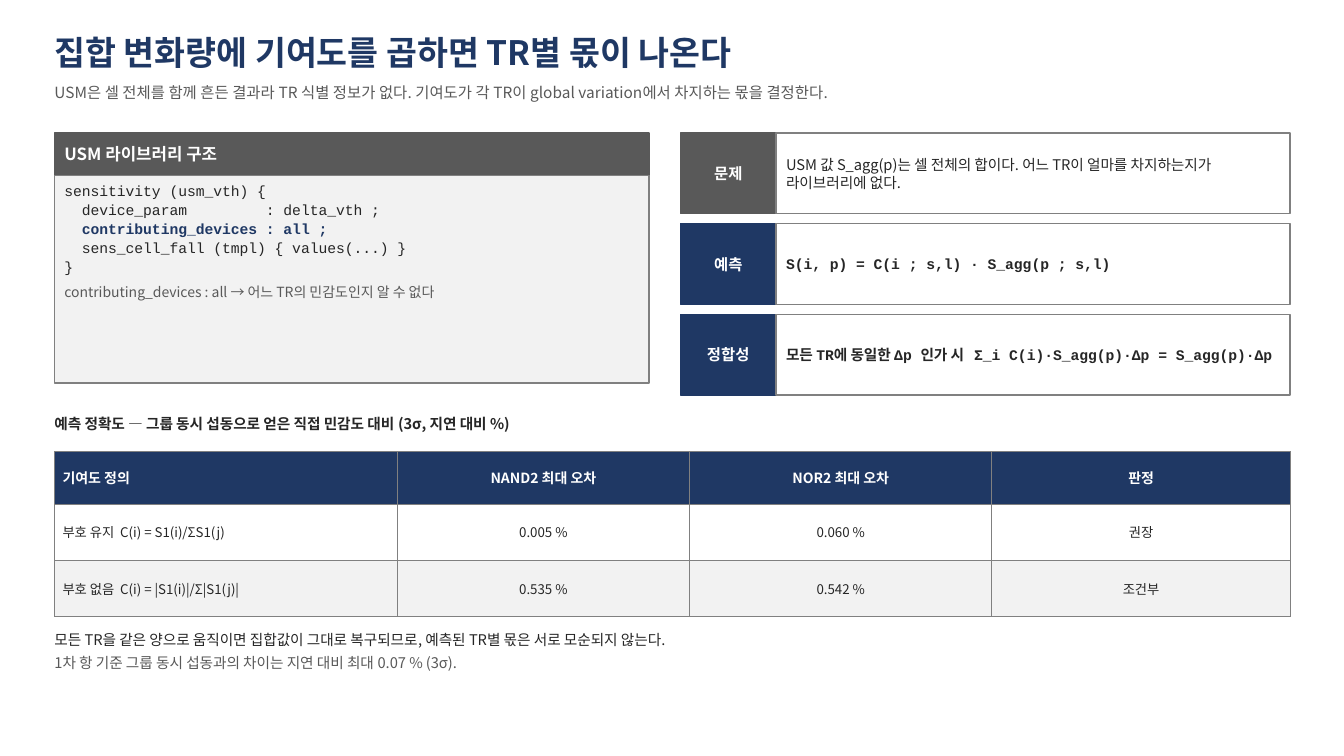
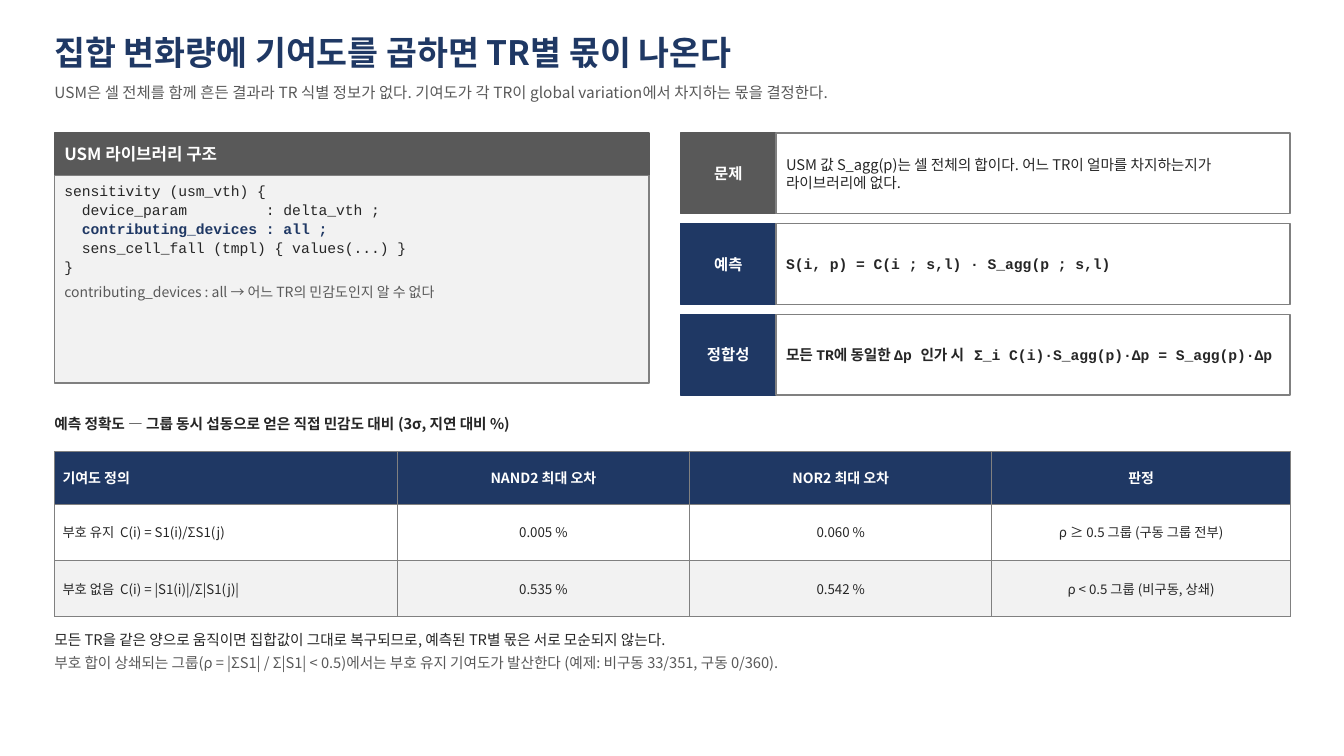
Before and after one commit to Yoobeom/Yoobeom, a slide deck: slide 3 of lvf_global_var/doc/slides/invention_4steps.pptx. Drawn at 1344x756 pixels with LibreOffice and Linux fonts; fonts in the diff are those of the drawing. Boxes give left, top, right and bottom in pixels: in the first picture for what was removed or moved away, otherwise in the second. Text is boxed around its words. In the diff, an @@ line names an element or a change of style, - is before the commit and + after.

```diff
--- a/lvf_global_var/doc/slides/invention_4steps.pptx
+++ b/lvf_global_var/doc/slides/invention_4steps.pptx
@@ table at box(54, 452, 1291, 617) @@
-row 2, column 4: 권장
+row 2, column 4: ρ ≥ 0.5 그룹 (구동 그룹 전부)
-row 3, column 4: 조건부
+row 3, column 4: ρ < 0.5 그룹 (비구동, 상쇄)
@@ text at box(54, 655, 778, 672): text changed @@
-1차 항 기준 그룹 동시 섭동과의 차이는 지연 대비 최대 0.07 % (3σ).
+부호 합이 상쇄되는 그룹(ρ = |ΣS1| / Σ|S1| < 0.5)에서는 부호 유지 기여도가 발산한다 (예제: 비구동 33/351, 구동 0/360).
```
Also in this commit, not shown: 1 other slide changed, 12 other files.
